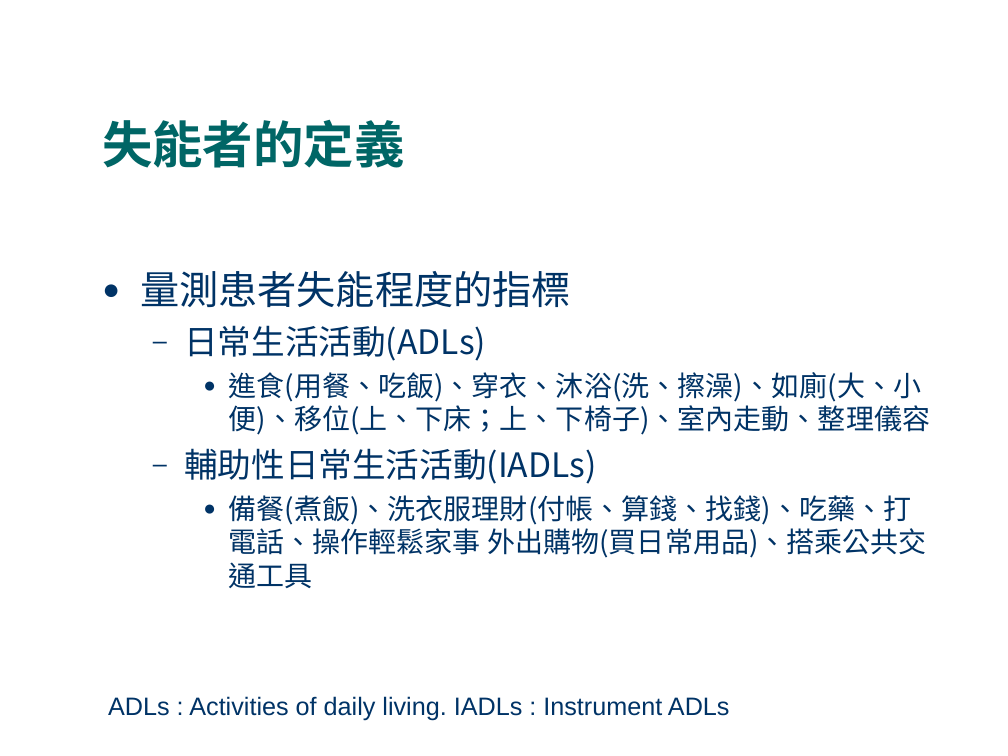
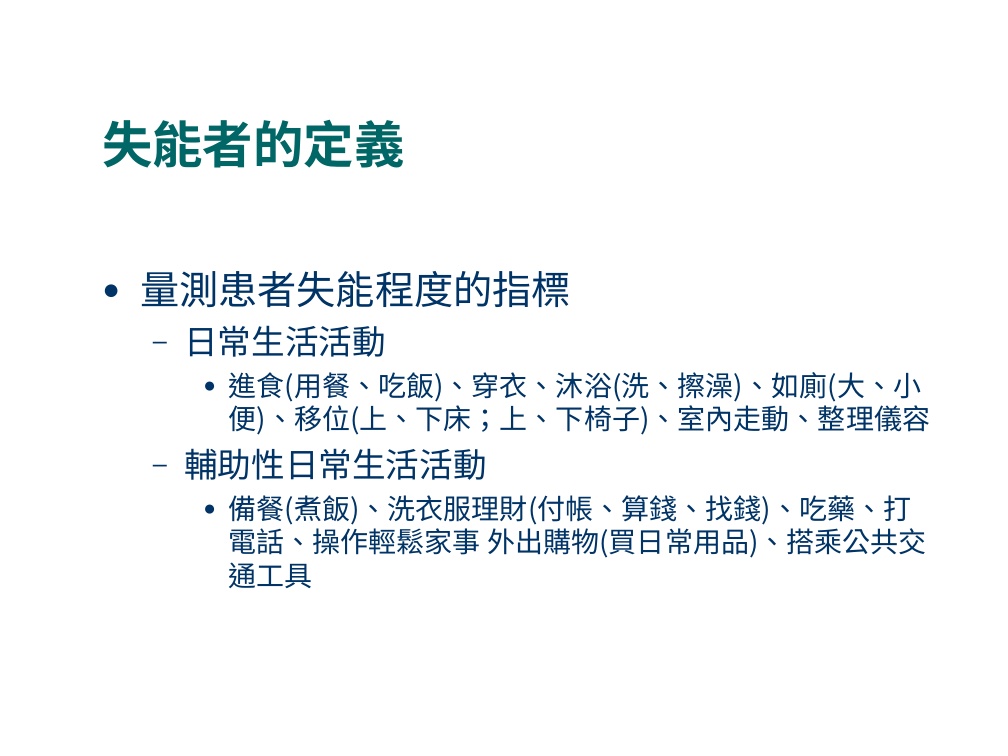
Before and after one commit to fhopecc/stxt, a slide deck: slide 4 of doc/tutorial/home_care.odp. Drawn at 1008x756 pixels with LibreOffice and Linux fonts; fonts in the diff are those of the drawing. Boxes give left, top, right and bottom in pixels: in the first picture for what was removed or moved away, otherwise in the second. Text is boxed around its words. In the diff, an @@ line names an element or a change of style, - is before the commit and + after.

```diff
--- a/doc/tutorial/home_care.odp
+++ b/doc/tutorial/home_care.odp
@@ text at [184,325,386,357]: text changed @@
-  – 日常生活活動(ADLs)
+  – 日常生活活動
@@ text at [184,448,486,480]: text changed @@
-  – 輔助性日常生活活動(IADLs)
+  – 輔助性日常生活活動
@@ text removed at [108,696,730,721] @@
-ADLs : Activities of daily living. IADLs : Instrument ADLs
```
Also in this commit, not shown: 8 other slides changed.
